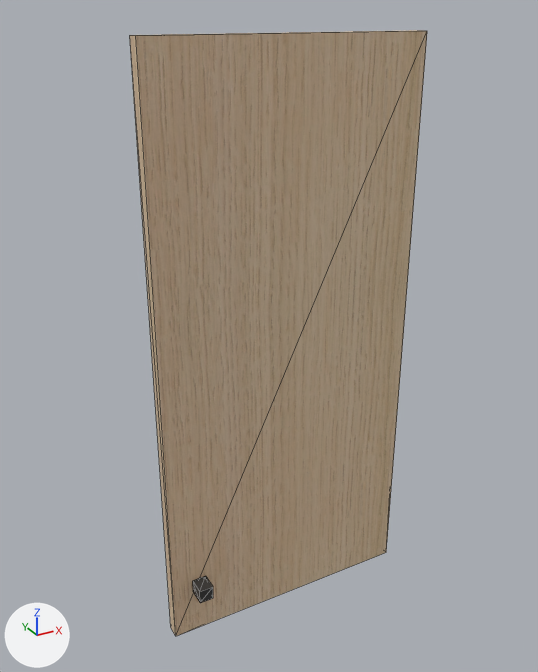
Two versions of the glTF model 2025-284-C01-Vitrineskap/sim/Benk_B_dor_hoyre.glb, one commit apart.
Camera for both pictures: a camera (50 mm lens) standing at (1022.0, -1370.0, 903.0) and looking at (1461.0, -574.0, 505.0). Lighting does not change. The marker at lower left points along +X, +Y and +Z. The first picture is the older version. Mesh edges are drawn as thin lines. Vertices at exactly the same position are counted once.

Names of what the first picture shows: '2025-284 Vitrineskap'.
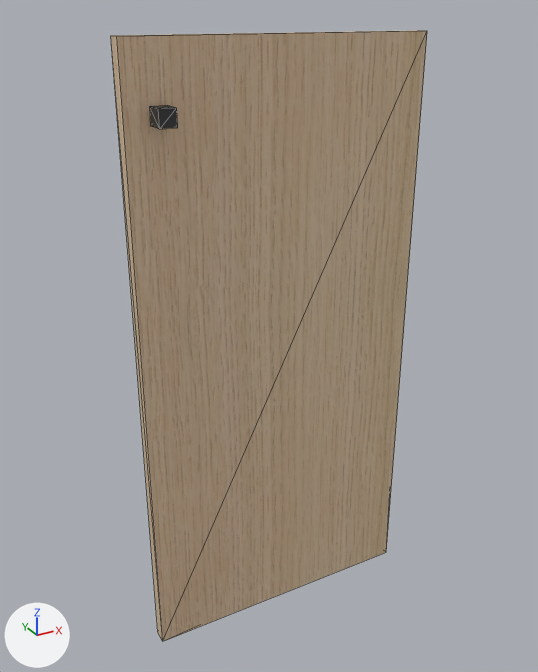
Location of each change, (x1, y1, x2, y2) in pixels of the pictures (538 x 672 px; the box of a moved part takes in the faces that stretch with it):
'2025-284 Vitrineskap', reshaped (6% wider): before (130, 30, 427, 636); after (111, 30, 427, 641)
part 1 of me_mesh_0, moved or reshaped: before (193, 576, 213, 603); after (150, 105, 178, 129)
part 2 of me_mesh_0, moved or reshaped: before (130, 31, 417, 636); after (111, 31, 417, 641)

The change, as a diff of the scene's bpy script:
```diff
--- a/2025-284-C01-Vitrineskap/sim/Benk_B_dor_hoyre.glb.py
+++ b/2025-284-C01-Vitrineskap/sim/Benk_B_dor_hoyre.glb.py
@@ me_mesh_0 @@
 # used by ob_2025_284_vitrineskap; location = (0.0, 0.0, 0.0)
 # before: 0 (1294.0, -600.0, 82.0) at pixel (175, 636), 1 (1294.0, -581.0, 82.0) at pixel (170, 627), 2 (1294.0, -581.0, 878.0) at pixel (129, 35), 3 (1294.0, -600.0, 878.0) at pixel (135, 35)
-me_mesh_0.from_pydata(...)  # 24 vertices, 36 faces; spans x 1294.0..1667.0, y -625.0..-558.0, z 82.0..878.0
+me_mesh_0.from_pydata(...)  # 24 vertices, 36 faces; spans x 1274.0..1667.0, y -625.0..-558.0, z 82.0..878.0
+# me_mesh_0 part 1: the loose piece of 8 vertices spanning x 1324.0..1344.0, y -625.0..-600.0, z 150.0..170.0 is moved by (-20.0, 0.0, 640.0)
+# me_mesh_0 part 2
+for i in [*range(0, 4)]: me_mesh_0.vertices[i].co += Vector((-20.0, 0.0, 0.0))
+# other edits to the shape of me_mesh_0 do not show in these pictures
 me_mesh_0.materials.append(mat_eik_hvitpigmentert)
```
